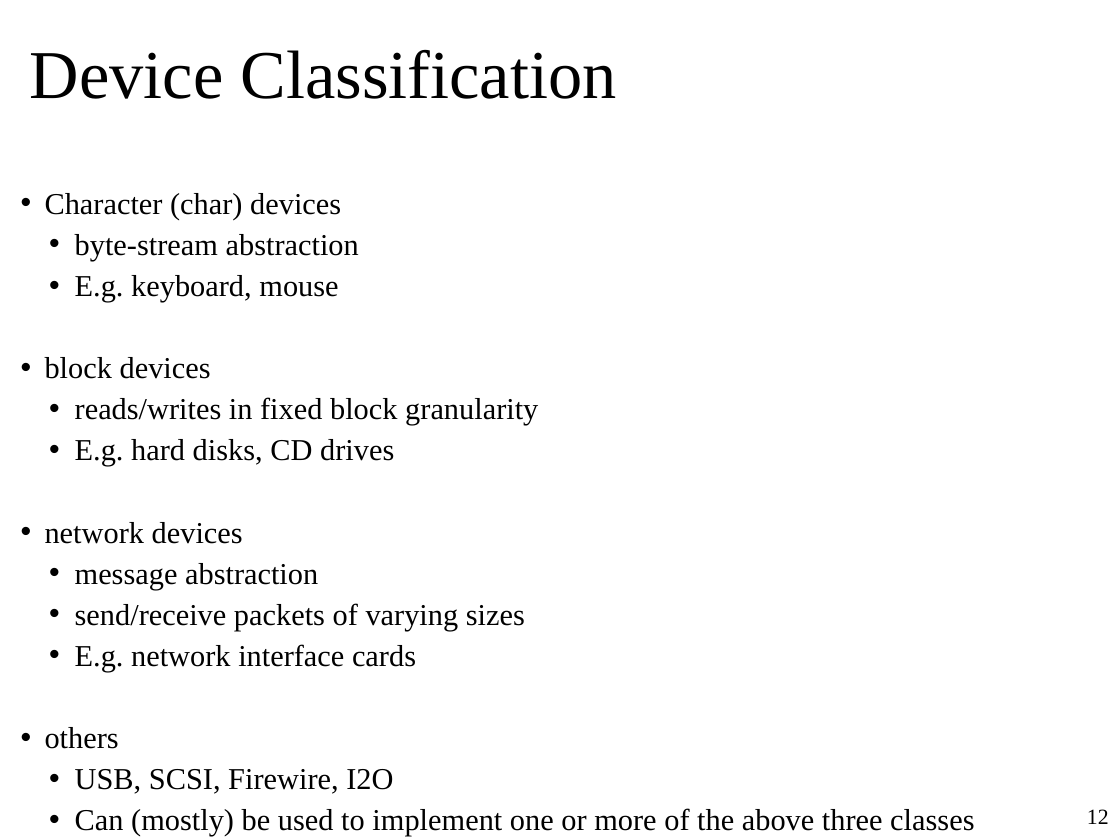
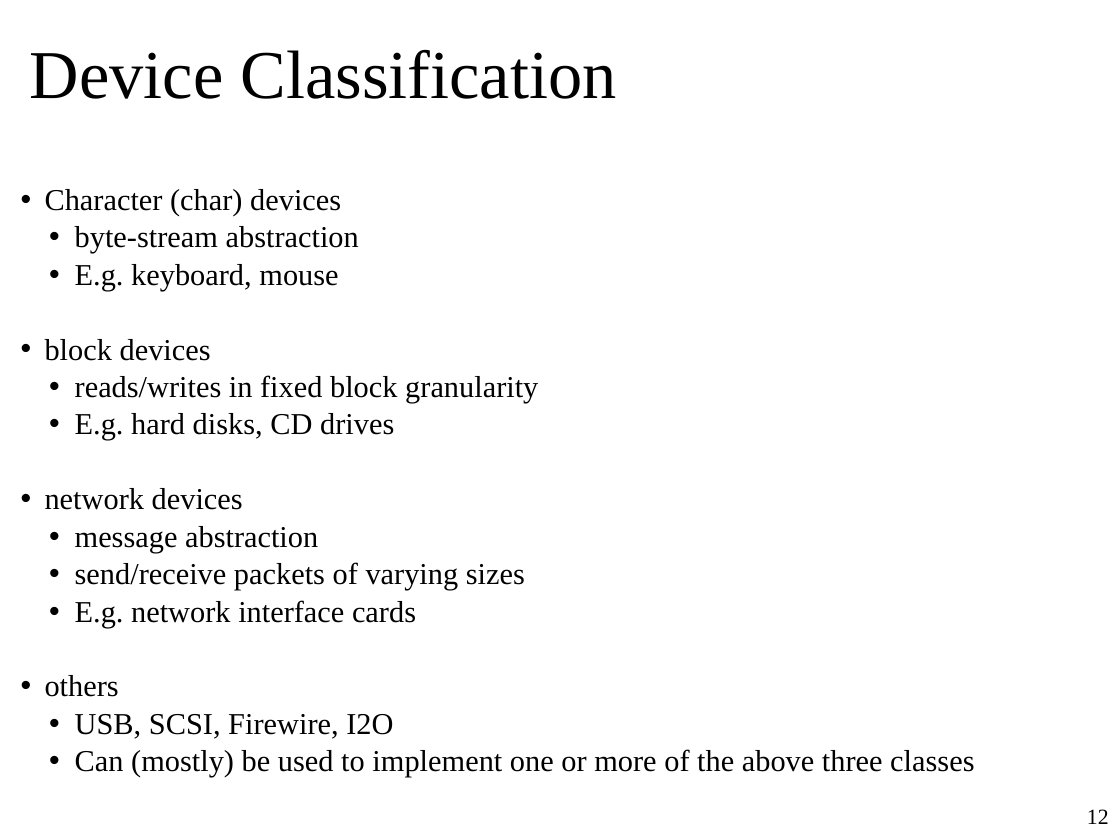
Before and after one commit to oscourse/oscourse.github.io, a slide deck: slide 12 of slides/kernel_modules.pptx. Drawn at 1120x840 pixels with LibreOffice and Linux fonts; fonts in the diff are those of the drawing. Boxes give left, top, right and bottom in pixels: in the first picture for what was removed or moved away, otherwise in the second. Text is boxed around its words. In the diff, an @@ line names an element or a change of style, - is before the commit and + after.

```diff
--- a/slides/kernel_modules.pptx
+++ b/slides/kernel_modules.pptx
@@ text "Character (char) devices" at (x1=45, y1=189, x2=974, y2=778): line spacing 1 to 0.9 @@
@@ page number at (x1=1087, y1=809, x2=1109, y2=824): line spacing 1 to 0.9 @@
```
Also in this commit, not shown: 1 other slide changed, 4 slides added, 2 other files.
